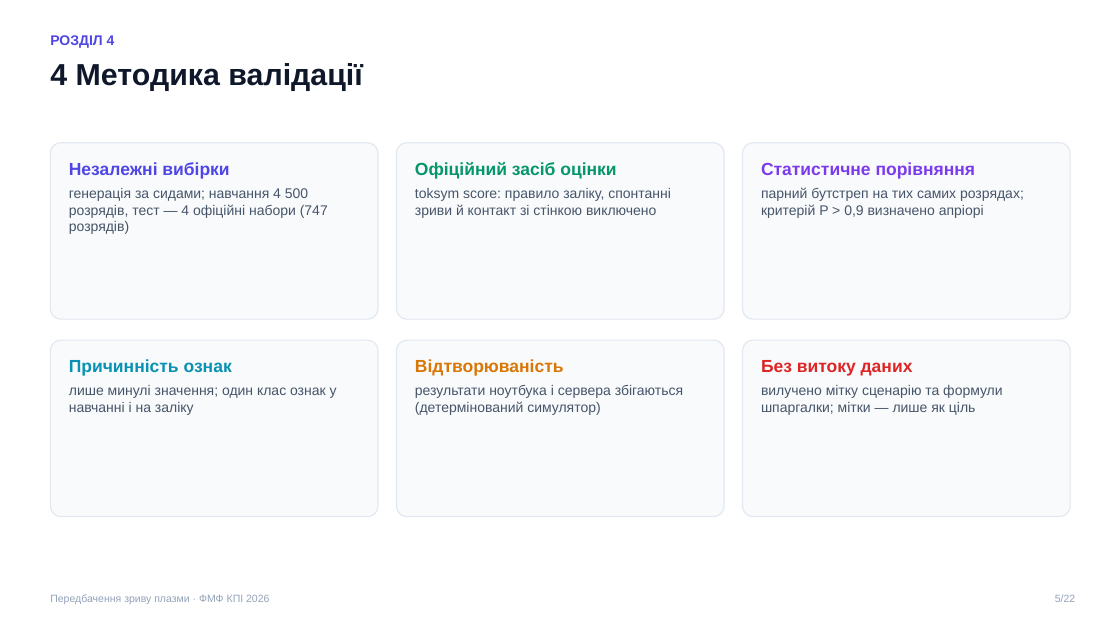
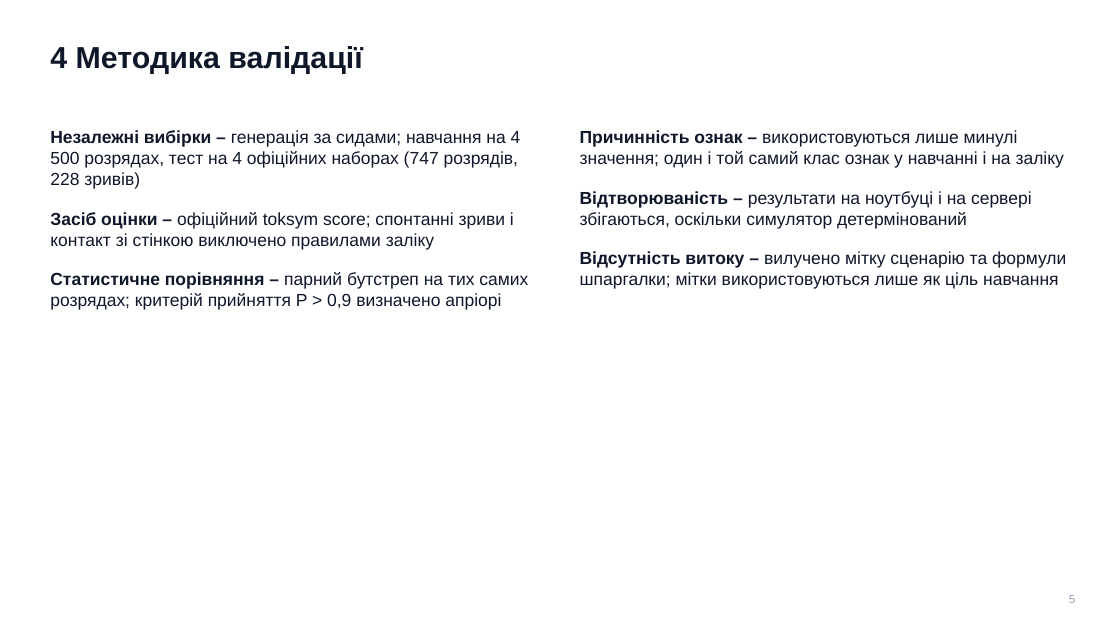
Before and after one commit to llllenah/plasma-disruption-prediction, a slide deck: slide 5 of docs/presentation.pptx. Drawn at 1120x630 pixels with LibreOffice and Linux fonts; fonts in the diff are those of the drawing. Boxes give left, top, right and bottom in pixels: in the first picture for what was removed or moved away, otherwise in the second. Text is boxed around its words. In the diff, an @@ line names an element or a change of style, - is before the commit and + after.

Commit message:
Presentation v4: academic layout, numbered figures and tables (DSTU 3008), diagnostic signals figure

```diff
--- a/docs/presentation.pptx
+++ b/docs/presentation.pptx
@@ text "4 Методика валідації": place and size @@
-text "4 Методика валідації" at [50,63,362,91]
+text "4 Методика валідації" at [50,46,362,74]
@@ text removed at [50,35,115,48] @@
-РОЗДІЛ 4
@@ rounded rectangle removed at [50,143,378,319] @@
@@ text added at [50,130,528,310], 15 pt, text #0F172A @@
+Незалежні вибірки – генерація за сидами; навчання на 4 500 розрядах, тест на 4 офіційних наборах (747 розрядів, 228 зривів)
+Засіб оцінки – офіційний toksym score; спонтанні зриви і контакт зі стінкою виключено правилами заліку
+Статистичне порівняння – парний бутстреп на тих самих розрядах; критерій прийняття P > 0,9 визначено апріорі
@@ rounded rectangle removed at [397,143,724,319] @@
@@ text added at [580,130,1066,289], 15 pt, text #0F172A @@
+Причинність ознак – використовуються лише минулі значення; один і той самий клас ознак у навчанні і на заліку
+Відтворюваність – результати на ноутбуці і на сервері збігаються, оскільки симулятор детермінований
+Відсутність витоку – вилучено мітку сценарію та формули шпаргалки; мітки використовуються лише як ціль навчання
@@ rounded rectangle removed at [743,143,1070,319] @@
@@ text removed at [69,162,328,234] @@
-Незалежні вибірки
-генерація за сидами; навчання 4 500 розрядів, тест — 4 офіційні набори (747 розрядів)
@@ text removed at [415,162,671,218] @@
-Офіційний засіб оцінки
-toksym score: правило заліку, спонтанні зриви й контакт зі стінкою виключено
@@ text removed at [761,162,1024,218] @@
-Статистичне порівняння
-парний бутстреп на тих самих розрядах; критерій P > 0,9 визначено апріорі
@@ rounded rectangle removed at [50,340,378,517] @@
@@ text removed at [69,359,337,415] @@
-Причинність ознак
-лише минулі значення; один клас ознак у навчанні і на заліку
@@ rounded rectangle removed at [397,340,724,517] @@
@@ text removed at [415,359,683,415] @@
-Відтворюваність
-результати ноутбука і сервера збігаються (детермінований симулятор)
@@ rounded rectangle removed at [743,340,1070,517] @@
@@ text removed at [761,360,1002,415] @@
-Без витоку даних
-вилучено мітку сценарію та формули шпаргалки; мітки — лише як ціль
@@ text removed at [50,594,269,604] @@
-Передбачення зриву плазми · ФМФ КПІ 2026
@@ text at [1069,595,1075,603]: text changed; size 9 to 10 pt @@
-5/22
+5
```
Also in this commit, not shown: 19 other slides changed, 2 slides added, 2 slides removed, 5 other files.
